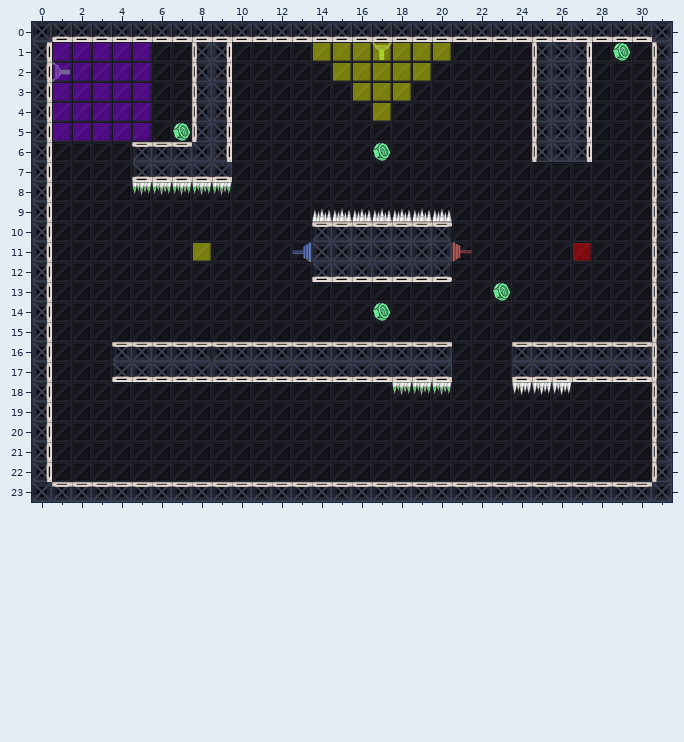
Two states of a Tiled map, src/map/Level_1.tmx. The picture above was drawn from the file before the commit.
Cells are 30x30 px. Shown: x 0..31, y 0..23.
After:
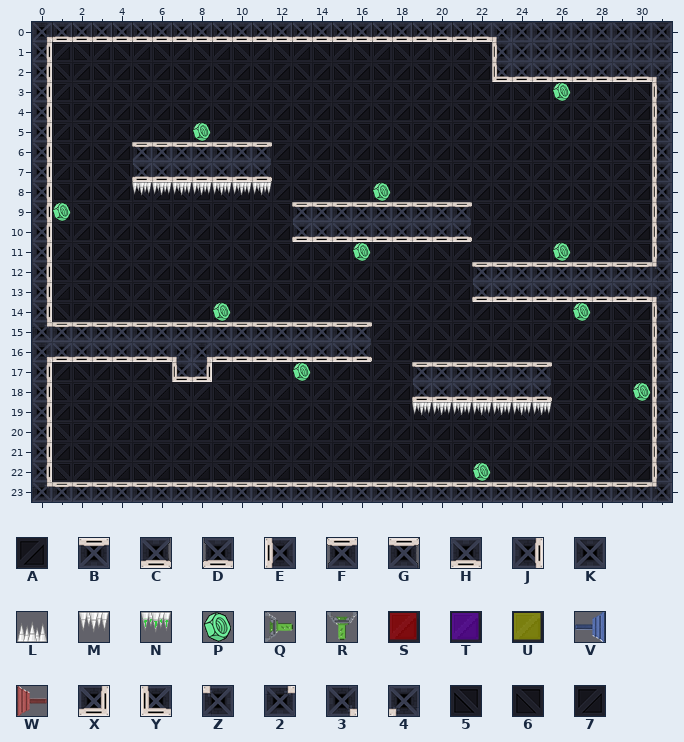
Key: from "Tileset_map": A 0, B 1, C 2, D 3, E 4, F 5, G 6, H 7, J 8, K 9, L 10, M 11, N 13, P 14, Q 16, R 17, S 20, T 22, U 23, V 28, W 31, X 36, Y 38, Z 45, 2 46, 3 47, 4 48, 5 51, 6 55, 7 56.
_ is an empty cell, # one hidden under a higher layer.
See-through tiles are keyed as they look on the map.
The exact change:
Layer "Background":
y 0: x 23 A -> #; x 25 A -> #; x 29 A -> #
y 1: x 1..6 AAAAAA -> 767676; x 8..10 ##A -> 676; x 12 A -> 6; x 14..20 AAAAAAA -> 6767676; x 22..24 AAA -> 6##; x 28..30 AAA -> ###
y 2: x 1 A -> 5; x 3 A -> 5; x 5 A -> 5; x 7 A -> 5; x 9 # -> 5; x 11 A -> 5; x 13 A -> 5; x 15 A -> 5; x 17 A -> 5; x 19 A -> 5; x 21 A -> 5; x 23 A -> #; x 29 A -> #
y 3: x 1..6 AAAAAA -> 767676; x 8..10 ##A -> 676; x 12 A -> 6; x 14 A -> 6; x 16..18 AAA -> 676; x 20 A -> 6; x 22 A -> 6; x 24..28 A###A -> 67676; x 30 A -> 6
y 4: x 1 A -> 5; x 3 A -> 5; x 5 A -> 5; x 7 A -> 5; x 9 # -> 5; x 11 A -> 5; x 13 A -> 5; x 15 A -> 5; x 17 A -> 5; x 19 A -> 5; x 21 A -> 5; x 23 A -> 5; x 25 # -> 5; x 27 # -> 5; x 29 A -> 5
y 5: x 1..10 AAAAAAA##A -> 7676767676; x 12 A -> 6; x 14 A -> 6; x 16 A -> 6; x 18 A -> 6; x 20 A -> 6; x 22 A -> 6; x 24..28 A###A -> 67676; x 30 A -> 6
y 6: x 1 A -> 5; x 3 A -> 5; x 11 A -> 5; x 13 A -> 5; x 15 A -> 5; x 17 A -> 5; x 19 A -> 5; x 21 A -> 5; x 23 A -> 5; x 25 # -> 5; x 27 # -> 5; x 29 A -> 5
y 7: x 2 A -> 6; x 4 A -> 6; x 10..12 AAA -> #76; x 14 A -> 6; x 16 A -> 6; x 18 A -> 6; x 20 A -> 6; x 22 A -> 6; x 24 A -> 6; x 26 A -> 6; x 28 A -> 6; x 30 A -> 6
y 8: x 1 A -> 5; x 3 A -> 5; x 5 A -> 5; x 7 A -> 5; x 9 A -> 5; x 11 A -> 5; x 13 A -> 5; x 15 A -> 5; x 17 A -> 5; x 19 A -> 5; x 21 A -> 5; x 23 A -> 5; x 25 A -> 5; x 27 A -> 5; x 29 A -> 5
y 9: x 1..2 AA -> 76; x 4 A -> 6; x 6 A -> 6; x 8 A -> 6; x 10 A -> 6; x 12..22 AAAAAAAAAAA -> 67#######76; x 24 A -> 6; x 26 A -> 6; x 28 A -> 6; x 30 A -> 6
y 10: x 1 A -> 5; x 3 A -> 5; x 5 A -> 5; x 7 A -> 5; x 9 A -> 5; x 11 A -> 5; x 13 A -> 5; x 21 A -> 5; x 23 A -> 5; x 25 A -> 5; x 27 A -> 5; x 29 A -> 5
y 11: x 2 A -> 6; x 4 A -> 6; x 6 A -> 6; x 8 A -> 6; x 10 A -> 6; x 12..22 AA#######AA -> 67676767676; x 24 A -> 6; x 26..28 AAA -> 676; x 30 A -> 6
y 12: x 1 A -> 5; x 3 A -> 5; x 5 A -> 5; x 7 A -> 5; x 9 A -> 5; x 11 A -> 5; x 13 A -> 5; x 15 # -> 5; x 17 # -> 5; x 19 # -> 5; x 21 A -> 5; x 23 A -> #; x 25 A -> #; x 27 A -> #; x 29 A -> #
y 13: x 2 A -> 6; x 4 A -> 6; x 6 A -> 6; x 8 A -> 6; x 10 A -> 6; x 12 A -> 6; x 14 A -> 6; x 16 A -> 6; x 18 A -> 6; x 20 A -> 6; x 22..30 AAAAAAAAA -> 6########
y 14: x 1 A -> 5; x 3 A -> 5; x 5 A -> 5; x 7 A -> 5; x 9 A -> 5; x 11 A -> 5; x 13 A -> 5; x 15 A -> 5; x 17 A -> 5; x 19 A -> 5; x 21 A -> 5; x 23 A -> 5; x 25 A -> 5; x 27 A -> 5; x 29 A -> 5
y 15: x 1..16 AAAAAAAAAAAAAAAA -> ###############6; x 18 A -> 6; x 20 A -> 6; x 22 A -> 6; x 24 A -> 6; x 26 A -> 6; x 28 A -> 6; x 30 A -> 6
y 16: x 1 A -> #; x 3 A -> #; x 17 # -> 5; x 19 # -> 5; x 21 A -> 5; x 23 A -> 5; x 25 # -> 5; x 27 # -> 5; x 29 # -> 5
y 17: x 2 A -> 5; x 4 A -> 5; x 6 # -> 5; x 10 # -> 5; x 12 # -> 5; x 14 # -> 5; x 16..19 #### -> 5767; x 21..23 AAA -> ###; x 25..30 ###### -> 767676
y 18: x 1 A -> 6; x 3 A -> 6; x 5 A -> 6; x 7 A -> 6; x 9 A -> 6; x 11 A -> 6; x 13 A -> 6; x 15 A -> 6; x 20..21 AA -> ##; x 23 A -> #; x 25 A -> 5; x 27 A -> 5; x 29 A -> 5
y 19: x 2 A -> 5; x 4 A -> 5; x 6 A -> 5; x 8 A -> 5; x 10 A -> 5; x 12 A -> 5; x 14 A -> 5; x 16 A -> 5; x 18..26 AAAAAAAAA -> 667767676; x 28 A -> 6; x 30 A -> 6
y 20: x 1 A -> 6; x 3 A -> 6; x 5 A -> 6; x 7 A -> 6; x 9 A -> 6; x 11 A -> 6; x 13 A -> 6; x 15 A -> 6; x 19 A -> 5; x 21 A -> 5; x 23 A -> 5; x 25 A -> 5; x 27 A -> 5; x 29 A -> 5
y 21: x 2 A -> 5; x 4 A -> 5; x 6 A -> 5; x 8 A -> 5; x 10 A -> 5; x 12 A -> 5; x 14 A -> 5; x 16 A -> 5; x 18 A -> 6; x 20 A -> 6; x 22 A -> 6; x 24 A -> 6; x 26 A -> 6; x 28 A -> 6; x 30 A -> 6
y 22: x 1 A -> 6; x 3 A -> 6; x 5 A -> 6; x 7 A -> 6; x 9 A -> 6; x 11 A -> 6; x 13 A -> 6; x 15 A -> 6; x 19 A -> 5; x 21 A -> 5; x 23 A -> 5; x 25 A -> 5; x 27 A -> 5; x 29 A -> 5
Layer "Turrets":
y 1: x 17 R -> _
y 2: x 1 Q -> _
Layer "TurretsHitbox":
y 1: x 1..5 TTTTT -> _____; x 14..20 UUUUUUU -> _______
y 2: x 1..5 TTTTT -> _____; x 15..19 UUUUU -> _____
y 3: x 1..5 TTTTT -> _____; x 16..18 UUU -> ___
y 4: x 1..5 TTTTT -> _____; x 17 U -> _
y 5: x 1..5 TTTTT -> _____
Layer "Walls":
y 0: x 0 K -> 3; x 23..30 DDDDHDDD -> 4KKKKKKK
y 1: x 8..9 EJ -> __; x 23..25 __E -> EKK; x 27..31 J___E -> KKKKK
y 2: x 8..9 EJ -> __; x 23..31 __EKJ___E -> YHHHHHHH4
y 3..5: x 8..9 EJ -> __; x 25..27 EKJ -> ___
y 6: x 8..11 KJ__ -> BBBG; x 25..27 EKJ -> ___
y 7: x 10..11 __ -> HC
y 9: x 13..21 _________ -> FBBBBBBBG
y 10: x 13..21 _FBBBBBG_ -> DHHHHHHHC
y 11: x 14..20 KKKKKKK -> _______
y 12: x 14..20 DHHHHHC -> _______; x 22..31 _________E -> FBBBBBBBBZ
y 13: x 22..31 _________E -> DHHHHHHHH4
y 15: x 0..16 J________________ -> 2BBBBBBBBBBBBBBBG
y 16: x 0..20 J___FBBBGBBBBBBBBBBBB -> 3HHHHHH43HHHHHHHC____; x 24..30 BBBBBBB -> _______
y 17: x 4..30 DHHHHHHHHHHHHHHHH___HHHHHHH -> ___YX__________FBBBBBG_____
y 18: x 19..25 _______ -> DHHHHHC
y 23: x 0 K -> 2; x 31 K -> Z
Layer "StaticEnemies":
y 8: x 5..11 NNNNN__ -> MMMMMMM
y 9: x 14..20 LLLLLLL -> _______
y 18: x 18..20 NNN -> ___; x 24..26 MMM -> ___
y 19: x 19..25 _______ -> MMMMMMM
Layer "Rewards":
y 1: x 29 P -> _
y 3: x 26 _ -> P
y 5: x 7..8 P_ -> _P
y 6: x 17 P -> _
y 8: x 17 _ -> P
y 9: x 1 _ -> P
y 11: x 16 _ -> P; x 26 _ -> P
y 13: x 23 P -> _
y 14: x 9 _ -> P; x 17 P -> _; x 27 _ -> P
y 17: x 13 _ -> P
y 18: x 30 _ -> P
y 22: x 22 _ -> P
Layer "Fire":
y 11: x 21 W -> _
Layer "Laser":
y 11: x 13 V -> _
Layer "LaserMax":
y 11: x 8 U -> _
Layer "FireMax":
y 11: x 27 S -> _
Changed places in both pictures, as pixel boxes (x1, y1, x2, y2):
changed: (32, 22, 672, 502)
